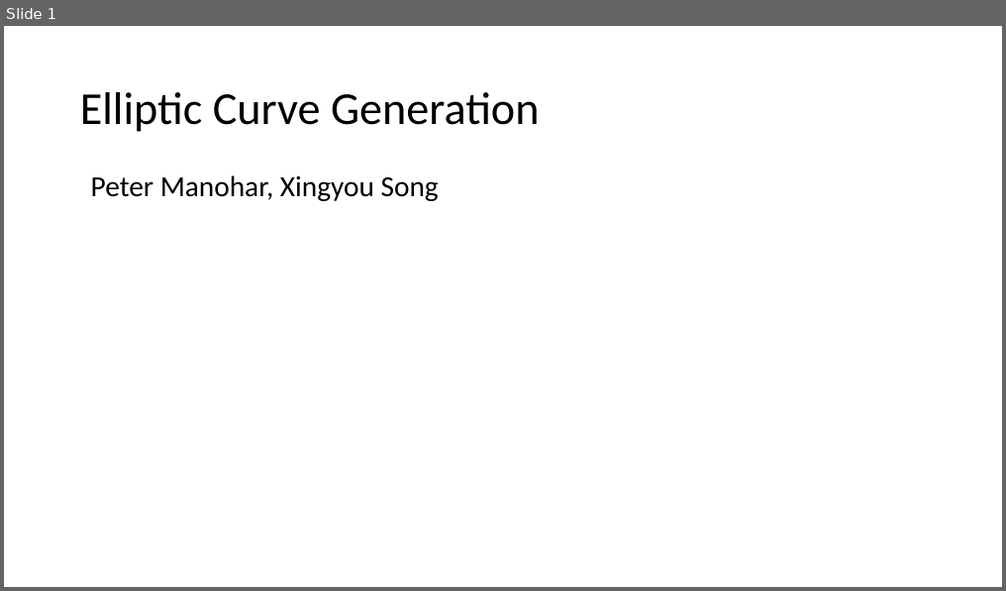
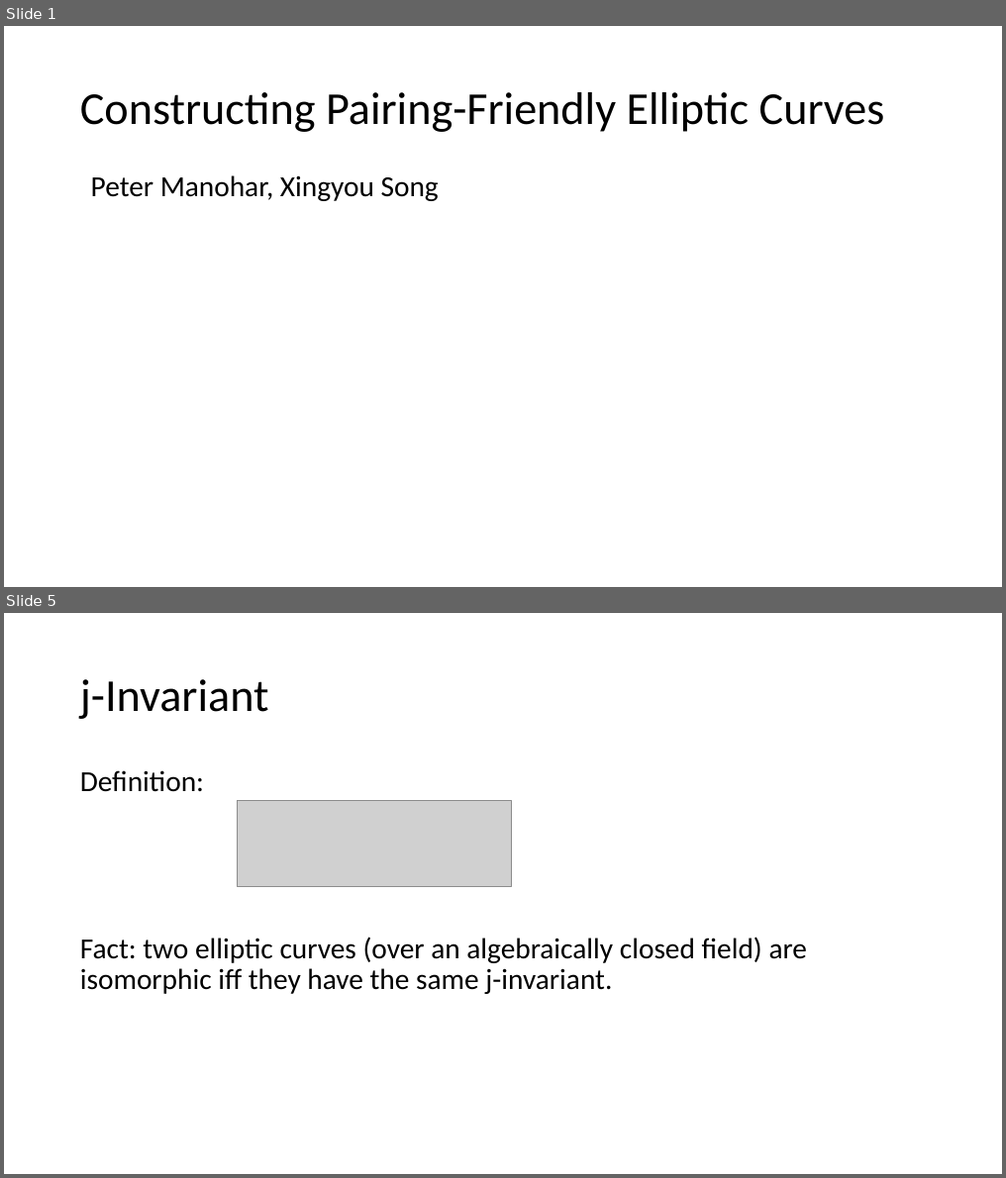
Before and after one commit to Srizzle/CS276-Project-Writeup, a slide deck: Presentation.ppt.pptx. Shown one above the other, each under a label of ours: slide 1 before the commit, slides 1 and 5 after it; the slides between them are not shown. The pictures are 1006x591 and 1006x1178 pixels, drawn with LibreOffice and Linux fonts; fonts in the diff are those of the drawing; grey boxes stand for pictures. Boxes give left, top, right and bottom in pixels: in the first picture for what was removed or moved away, otherwise in the second. Text is boxed around its words. In the diff, an @@ line names an element or a change of style, - is before the commit and + after.

```diff
--- a/Presentation.ppt.pptx
+++ b/Presentation.ppt.pptx
@@ slide 5 added at (4,613,1002,1174), background #FFFFFF @@
@@ title added at (80,679,269,719), 44 pt, text #000000 @@
+j-Invariant
@@ text added at (80,770,808,994), 28 pt, text #000000 @@
+Definition:
+Fact: two elliptic curves (over an algebraically closed field) are isomorphic iff they have the same j-invariant.
@@ picture added at (238,800,511,886) @@
@@ slide 1 changed as well @@
@@ title at (80,92,885,132): text changed @@
-Elliptic Curve Generation
+Constructing Pairing-Friendly Elliptic Curves
```
Also in this commit, not shown: 7 other slides added, 1 slide removed, 8 other files.
